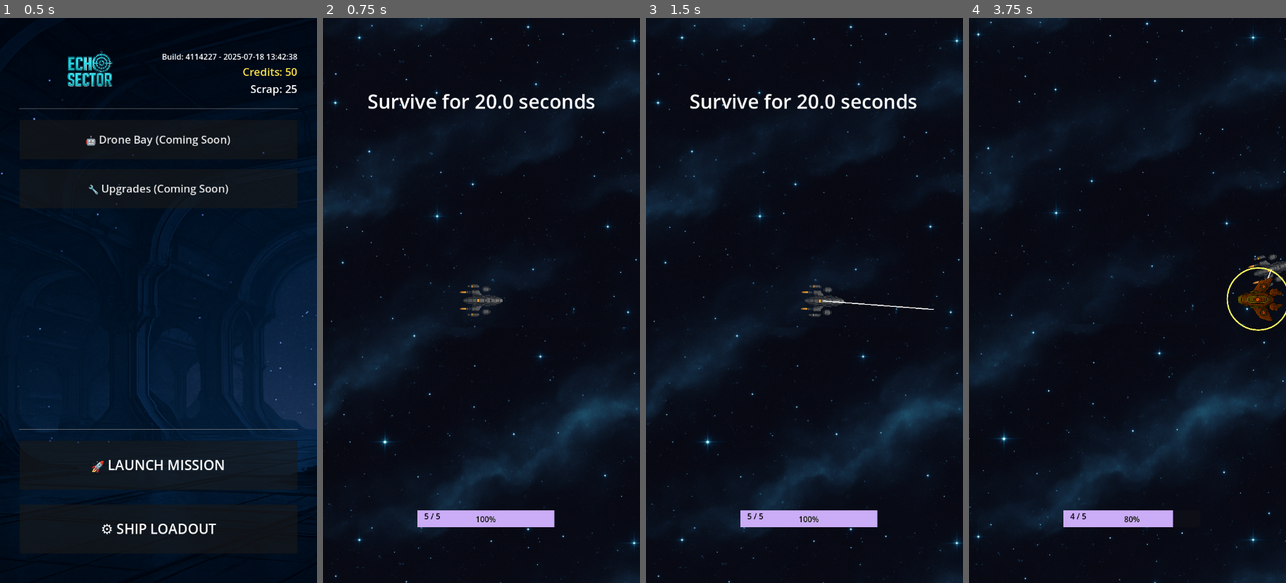
Above: before the commit, frames 1-4 (left to right).
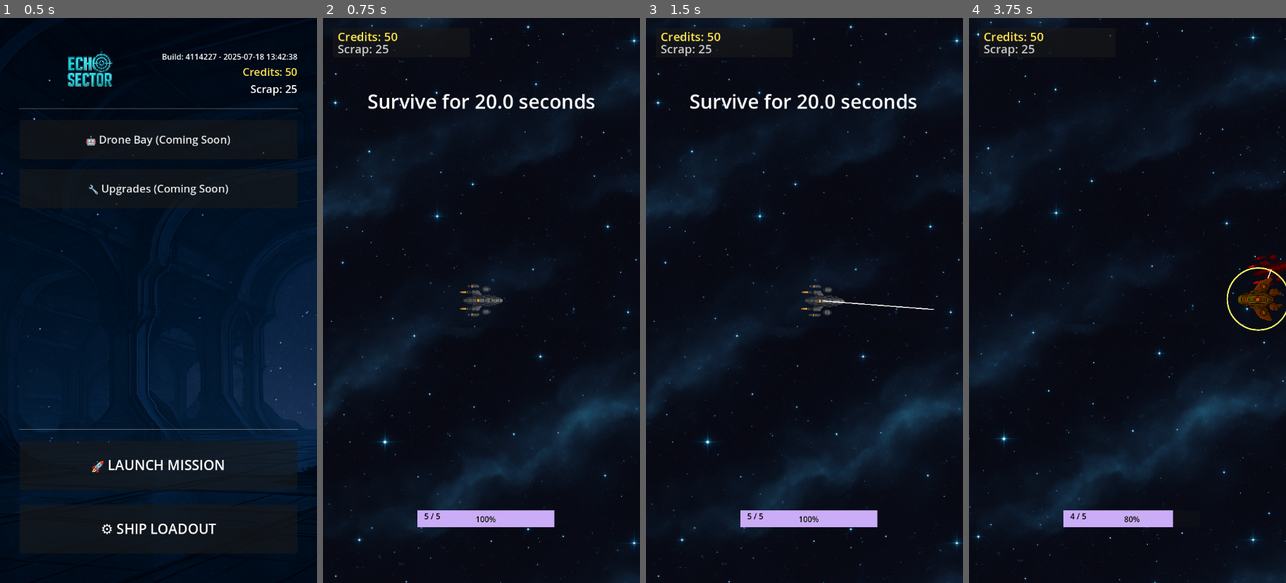
Above: after the commit, the same moments.

Repository: samjhill/echo-sector
Game: Godot game, scene res://hangar.tscn
Same seed, same stepped clock (60 frames per second), same inputs: the game is played once before the commit and once after it.
Inputs (mouse positions are in pixels of both pictures, inside the frame that each line leads up to):
- Up to frame 1 (0.5 s): no input
- Up to frame 2 (0.75 s): click "🚀 LAUNCH MISSION" at 0.5 s
- Up to frame 3 (1.5 s): tap Enter at 1.25 s; move the mouse to (874, 272) at 1.27 s; hold Right (ui_right) from 1.28 s (still down); click (874, 272) at 1.42 s
- Up to frame 4 (3.75 s): move the mouse to (1064, 328) at 2.02 s; release Right (ui_right) at 2.03 s; hold Down (ui_down) 2.03-2.78 s; move the mouse to (1159, 176) at 2.77 s; hold Right (ui_right) 2.78-3.53 s; move the mouse to (1235, 340) at 3.52 s; hold Up (ui_up) from 3.53 s (still down); click (1235, 340) at 3.67 s

Frame 1 is identical in both runs. In frame 2, 0.3% of the frame differs, in the area x 4-39%, y 1-7%; in frame 3, 0.3%; in frame 4, 0.5%, in the area x 3-100%, y 2-48%.

Commit message:
add credits and scrap to in-match UI

Diff:
--- a/enemy.gd
+++ b/enemy.gd
@@ -51,8 +51,16 @@
 		get_tree().current_scene.add_child(dmg_number)
 
 	if health <= 0:
+		_spawn_explosion_effect()
 		grant_kill_reward()
 		queue_free()
+
+func _spawn_explosion_effect():
+	# Spawn particle effect at enemy position
+	var explosion_scene = preload("res://enemy_explosion_particles.tscn")
+	var explosion = explosion_scene.instantiate()
+	explosion.global_position = global_position
+	get_tree().current_scene.add_child(explosion)
 
 func grant_kill_reward():
 	var reward = 5  # or scale by difficulty later
--- /dev/null
+++ b/enemy_explosion_particles.gd
@@ -0,0 +1,63 @@
+extends GPUParticles2D
+
+var player_position: Vector2
+var scrap_particles: Array[GPUParticles2D] = []
+
+func _ready():
+	# Find the player
+	var player = get_tree().get_first_node_in_group("players")
+	if player:
+		player_position = player.global_position
+	else:
+		player_position = Vector2.ZERO
+
+	# Start the main explosion particles
+	emitting = true
+
+	# Create scrap collection particles after a short delay
+	await get_tree().create_timer(0.1).timeout
+	_spawn_scrap_particles()
+
+	# Wait for particles to finish, then free the node
+	await get_tree().create_timer(lifetime + 0.5).timeout
+	queue_free()
+
+func _spawn_scrap_particles():
+	# Create particles that move toward the player (scrap collection effect)
+	for i in range(8):  # 8 scrap particles
+		var scrap_particle = GPUParticles2D.new()
+		scrap_particle.amount = 1
+		scrap_particle.lifetime = 1.5
+		scrap_particle.one_shot = true
+		scrap_particle.emitting = false
+
+		# Create material for scrap particles with direction toward player
+		var scrap_material = ParticleProcessMaterial.new()
+		scrap_material.emission_shape = 1
+		scrap_material.emission_sphere_radius = 5.0
+		scrap_material.particle_flag_disable_z = true
+		scrap_material.gravity = Vector3(0, 0, 0)
+
+		# Calculate direction toward player
+		var direction_to_player = (player_position - global_position).normalized()
+		scrap_material.direction = Vector3(direction_to_player.x, direction_to_player.y, 0)
+		scrap_material.spread = 30.0  # Narrow spread toward player
+		scrap_material.initial_velocity_min = 80.0
+		scrap_material.initial_velocity_max = 120.0
+		scrap_material.scale_min = 1.5
+		scrap_material.scale_max = 2.5
+		scrap_material.color_ramp = null
+
+		scrap_particle.process_material = scrap_material
+		scrap_particle.global_position = global_position
+		get_tree().current_scene.add_child(scrap_particle)
+
+		# Start emitting
+		scrap_particle.emitting = true
+
+		# Store reference for cleanup
+		scrap_particles.append(scrap_particle)
+
+		# Clean up after animation
+		await get_tree().create_timer(1.5).timeout
+		scrap_particle.queue_free()
--- /dev/null
+++ b/enemy_explosion_particles.tscn
@@ -0,0 +1,25 @@
+[gd_scene load_steps=2 format=3 uid="uid://bq8x70a00a1b2"]
+
+[ext_resource type="Script" path="res://enemy_explosion_particles.gd" id="1_particles"]
+
+[sub_resource type="ParticleProcessMaterial" id="ParticleProcessMaterial_1"]
+emission_shape = 1
+emission_sphere_radius = 20.0
+particle_flag_disable_z = true
+direction = Vector3(0, 1, 0)
+spread = 180.0
+gravity = Vector3(0, 0, 0)
+initial_velocity_min = 50.0
+initial_velocity_max = 150.0
+scale_min = 2.0
+scale_max = 4.0
+color_ramp = null
+
+[node name="EnemyExplosionParticles" type="GPUParticles2D"]
+emitting = false
+amount = 40
+lifetime = 2.0
+one_shot = true
+explosiveness = 0.8
+process_material = SubResource("ParticleProcessMaterial_1")
+script = ExtResource("1_particles")
--- /dev/null
+++ b/game_ui_manager.gd
@@ -0,0 +1,32 @@
+extends Node
+
+@onready var credits_label = $"../UI/ResourcesPanel/CreditsLabel"
+@onready var scrap_label = $"../UI/ResourcesPanel/ScrapLabel"
+
+func _ready():
+	# Update UI with current values
+	update_resource_display()
+
+	# Connect to PlayerData signals if they exist
+	if PlayerData.has_signal("credits_changed"):
+		PlayerData.credits_changed.connect(_on_credits_changed)
+	if PlayerData.has_signal("scrap_changed"):
+		PlayerData.scrap_changed.connect(_on_scrap_changed)
+
+func _process(_delta):
+	# Update display every frame to ensure it's current
+	update_resource_display()
+
+func update_resource_display():
+	if credits_label:
+		credits_label.text = "Credits: " + str(PlayerData.credits)
+	if scrap_label:
+		scrap_label.text = "Scrap: " + str(PlayerData.scrap)
+
+func _on_credits_changed():
+	if credits_label:
+		credits_label.text = "Credits: " + str(PlayerData.credits)
+
+func _on_scrap_changed():
+	if scrap_label:
+		scrap_label.text = "Scrap: " + str(PlayerData.scrap)
--- a/node_2d.tscn
+++ b/node_2d.tscn
@@ -10,6 +10,7 @@
 [ext_resource type="Texture2D" uid="uid://b5yswutk2ywoo" path="res://starfield.png" id="8_rj586"]
 [ext_resource type="Script" uid="uid://bxrf02kgosrf5" path="res://inventory_ui.gd" id="9_4d7sh"]
 [ext_resource type="AudioStream" uid="uid://7ukkq5a7jy1x" path="res://music/echo-sector-battle.wav" id="10_ir8iy"]
+[ext_resource type="Script" uid="uid://bm1tpts83n036" path="res://game_ui_manager.gd" id="11_ui_manager"]
 
 [sub_resource type="StyleBoxFlat" id="StyleBoxFlat_rj586"]
 bg_color = Color(0.794921, 0.676217, 0.96922, 1)
@@ -17,6 +18,9 @@
 [node name="Game" type="Node2D"]
 script = ExtResource("1_epypp")
 enemy_scene = ExtResource("2_epypp")
+
+[node name="UIManager" type="Node" parent="."]
+script = ExtResource("11_ui_manager")
 
 [node name="Player" parent="." instance=ExtResource("3_0hol4")]
 position = Vector2(200, 500)
@@ -87,6 +91,44 @@
 theme_override_colors/font_color = Color(0, 0, 0, 1)
 theme_override_colors/font_outline_color = Color(0, 0, 0, 1)
 
+[node name="ResourcesPanel" type="Panel" parent="UI"]
+offset_left = 20.0
+offset_top = 20.0
+offset_right = 300.0
+offset_bottom = 80.0
+
+[node name="CreditsLabel" type="Label" parent="UI/ResourcesPanel"]
+layout_mode = 1
+anchors_preset = 15
+anchor_right = 1.0
+anchor_bottom = 1.0
+offset_left = 10.0
+offset_top = 10.0
+offset_right = -10.0
+offset_bottom = -35.0
+grow_horizontal = 2
+grow_vertical = 2
+theme_override_colors/font_color = Color(1, 0.9, 0.3, 1)
+theme_override_font_sizes/font_size = 24
+text = "Credits: 0"
+vertical_alignment = 1
+
+[node name="ScrapLabel" type="Label" parent="UI/ResourcesPanel"]
+layout_mode = 1
+anchors_preset = 15
+anchor_right = 1.0
+anchor_bottom = 1.0
+offset_left = 10.0
+offset_top = 35.0
+offset_right = -10.0
+offset_bottom = -10.0
+grow_horizontal = 2
+grow_vertical = 2
+theme_override_colors/font_color = Color(0.8, 0.8, 0.8, 1)
+theme_override_font_sizes/font_size = 24
+text = "Scrap: 0"
+vertical_alignment = 1
+
 [node name="InventoryUI" type="Control" parent="."]
 visible = false
 custom_minimum_size = Vector2(64, 64)
--- a/player.gd
+++ b/player.gd
@@ -14,6 +14,7 @@
 
 @onready var trajectory_line = $TrajectoryLine
 @onready var camera = $Camera2D
+@onready var sprite = $Sprite2D
 @onready var health_bar = get_tree().root.get_node("Game/UI/HealthBar") if get_tree().root.has_node("Game/UI/HealthBar") else null
 
 var weapon_cooldowns := []
@@ -25,12 +26,23 @@
 var current_target: Node2D = null
 var fire_timer: float = 0.0
 
+# Hit effect variables
+var is_flashing := false
+var original_sprite_modulate: Color
+var shake_timer := 0.0
+var shake_intensity := 5.0
+var original_camera_position: Vector2
+
 func _ready():
 	set_process_input(true)
 	add_to_group("players")
 	current_health = max_health
 	target_position = global_position
 	update_health_ui()
+
+	# Store original sprite and camera properties for hit effects
+	original_sprite_modulate = sprite.modulate
+	original_camera_position = camera.position
 
 	# Engine - handle array of engines
 	if PlayerData.equipped_components.has("engine"):
@@ -68,6 +80,10 @@
 func take_damage(amount: int):
 	current_health -= amount
 	update_health_ui()
+
+	# Trigger hit effects
+	_trigger_hit_effects()
+
 	if current_health <= 0:
 		die()
 
@@ -138,6 +154,9 @@
 	move_and_slide()
 
 func _process(delta):
+	# Update hit effects
+	_update_hit_effects(delta)
+
 	# Only draw the line if the target position is different from the current position
 	if global_position.distance_to(target_position) > 5:
 		trajectory_line.points = [
@@ -182,6 +201,38 @@
 	else:
 		current_target = null
 
+func _update_hit_effects(delta):
+	# Update flash effect
+	if is_flashing:
+		var flash_progress = (Time.get_time_dict_from_system()["second"] * 20) % 2
+		if flash_progress < 1:
+			sprite.modulate = Color.RED
+		else:
+			sprite.modulate = Color.WHITE
+
+	# Update camera shake
+	if shake_timer > 0:
+		shake_timer -= delta
+		if shake_timer <= 0:
+			camera.position = original_camera_position
+		else:
+			var shake_offset = Vector2(
+				randf_range(-shake_intensity, shake_intensity),
+				randf_range(-shake_intensity, shake_intensity)
+			)
+			camera.position = original_camera_position + shake_offset
+
+func _trigger_hit_effects():
+	# Flash effect
+	is_flashing = true
+	await get_tree().create_timer(0.3).timeout
+	is_flashing = false
+	sprite.modulate = original_sprite_modulate
+
+	# Camera shake
+	shake_timer = 0.2
+	shake_intensity = 3.0
+
 func shoot_laser(weapon: LaserWeapon, target: Node2D):
 	print("shoot_laser called with weapon:", weapon.name, "target:", target.name)
 	var laser = preload("res://laser_projectile.tscn").instantiate()
Not shown, added: enemy_explosion_particles.gd.uid
Not shown, added: game_ui_manager.gd.uid
Not shown: 1 places in node_2d.tscn that only renumber resources
